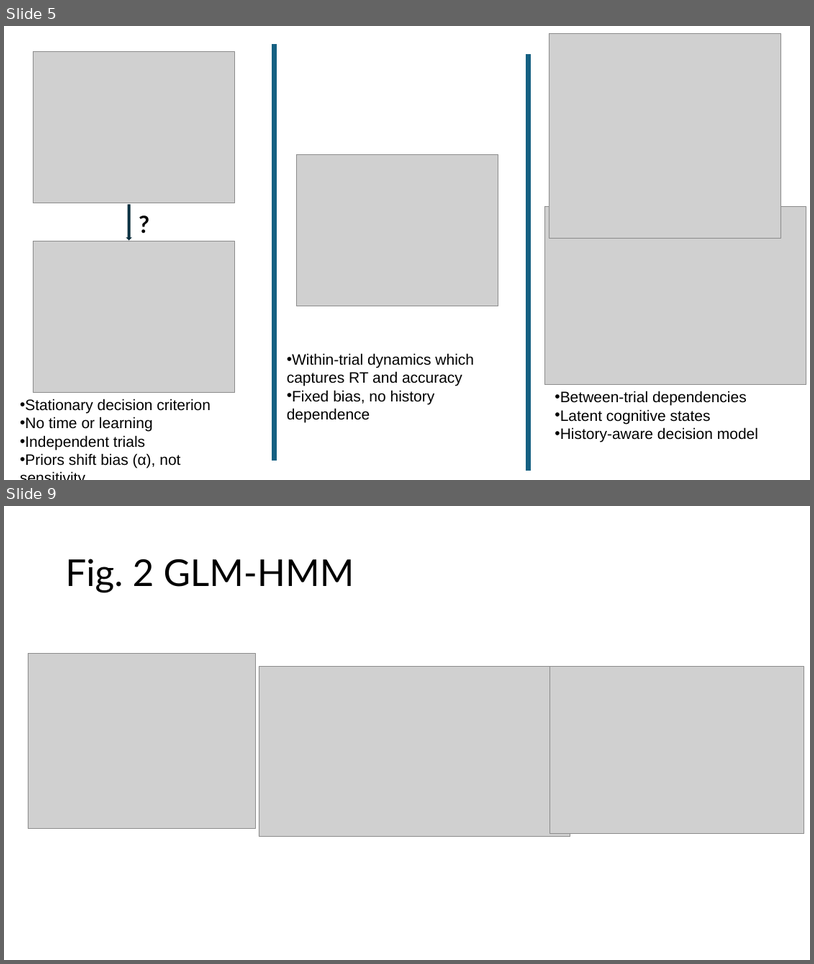
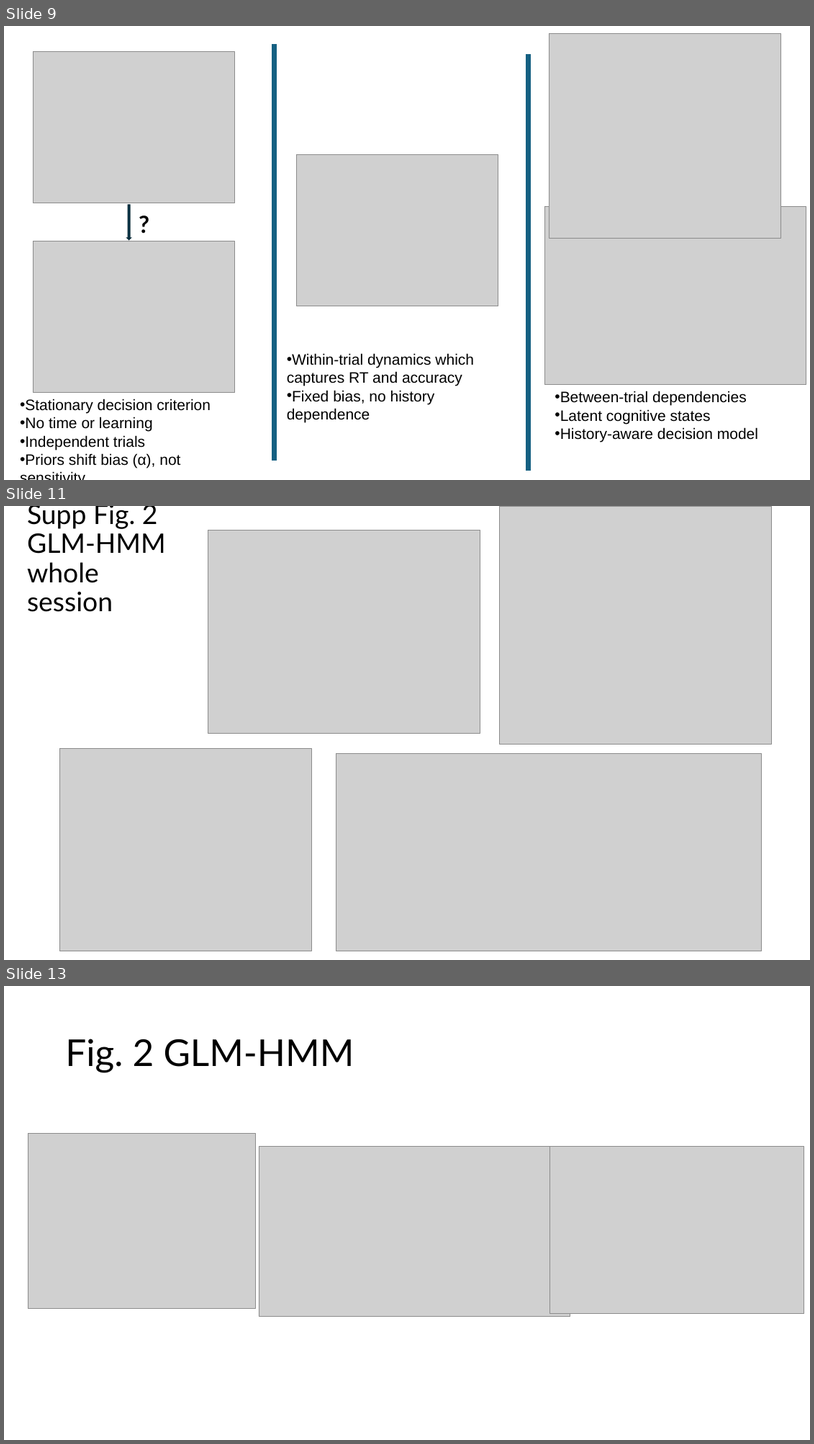
Before and after one commit to vaibrainium/prior-encoding-in-nhp-sc, a slide deck: dissemination/Prior encoding of Superior Colliculus in perceptual decision-making.pptx. Shown one above the other, each under a label of ours: slides 5 and 9 before the commit, slides 9, 11 and 13 after it; the slides between them are not shown. The pictures are 814x964 and 814x1444 pixels, drawn with LibreOffice and Linux fonts; fonts in the diff are those of the drawing; grey boxes stand for pictures. Boxes give left, top, right and bottom in pixels: in the first picture for what was removed or moved away, otherwise in the second. Text is boxed around its words. In the diff, an @@ line names an element or a change of style, - is before the commit and + after.

```diff
--- a/dissemination/Prior encoding of Superior Colliculus in perceptual decision-making.pptx
+++ b/dissemination/Prior encoding of Superior Colliculus in perceptual decision-making.pptx
@@ slide 11 added at [4, 506, 810, 960], background #FFFFFF @@
@@ title added at [27, 506, 166, 612], 32 pt, text #000000 @@
+Supp Fig. 2 GLM-HMM
+whole session
@@ picture added at [500, 506, 772, 744] @@
@@ picture added at [208, 530, 481, 733] @@
@@ picture added at [59, 749, 311, 951] @@
@@ picture added at [336, 754, 761, 951] @@
@@ what was slide 5 is now slide 9 @@
@@ what was slide 9 is now slide 13 @@
```
Also in this commit, not shown: 1 slide changed, 5 other slides added, 2 slides removed, 11 other files.
